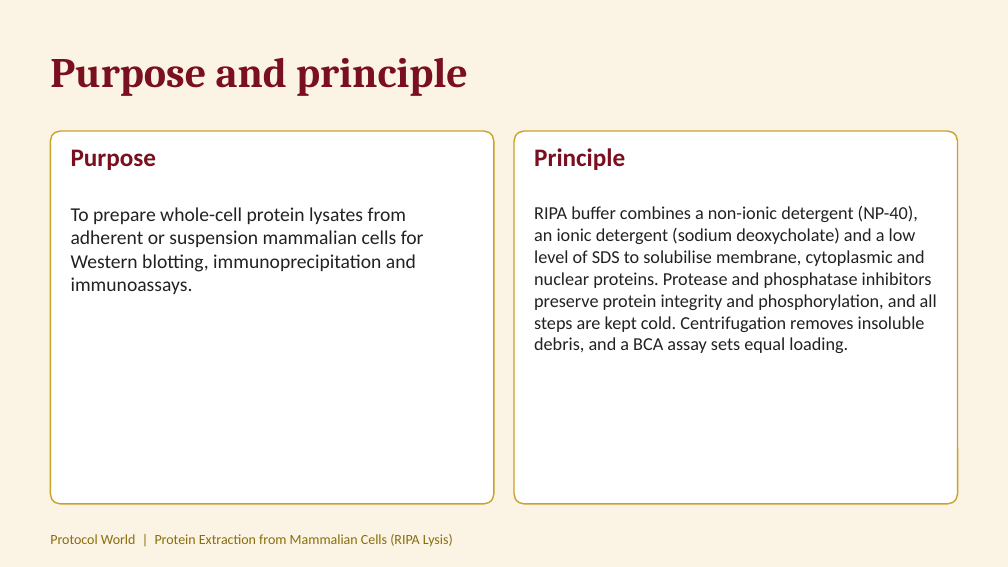
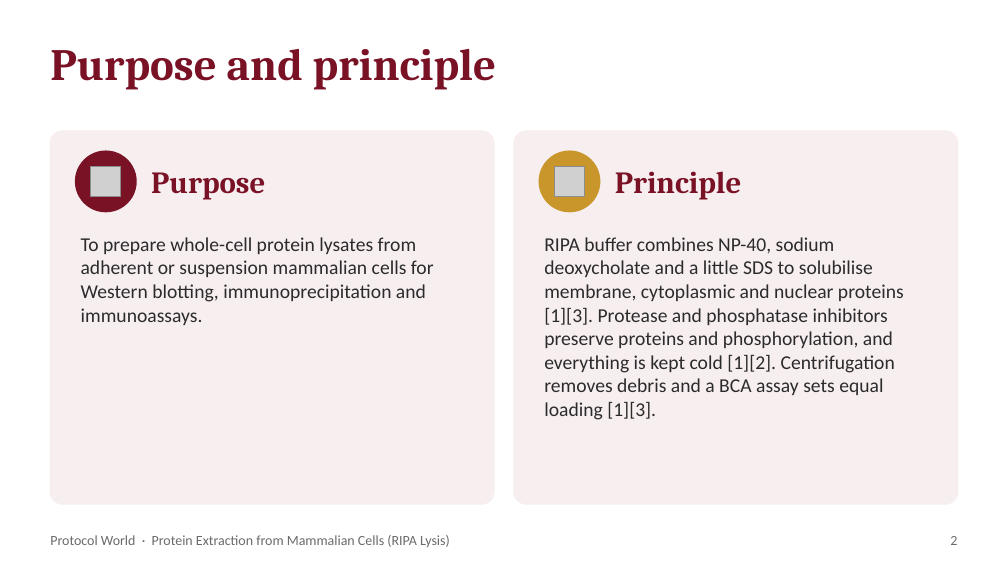
Before and after one commit to ProtocolWorld/ProtocolWorld, a slide deck: slide 2 of uploads/protein-extraction-from-mammalian-cells-ripa-lysis.pptx. Drawn at 1008x567 pixels with LibreOffice and Linux fonts; fonts in the diff are those of the drawing; grey boxes stand for pictures. Boxes give left, top, right and bottom in pixels: in the first picture for what was removed or moved away, otherwise in the second. Text is boxed around its words. In the diff, an @@ line names an element or a change of style, - is before the commit and + after.

```diff
--- a/uploads/protein-extraction-from-mammalian-cells-ripa-lysis.pptx
+++ b/uploads/protein-extraction-from-mammalian-cells-ripa-lysis.pptx
@@ background #FBF4E4 to #FFFFFF @@
@@ text "Purpose and principle" at (50, 49, 496, 90): size 30 to 32 pt, text colour #7A0F1F to #7A1226 @@
@@ rounded rectangle at (50, 131, 494, 504): fill #FFFFFF to #F7EEF0; outline #C9A227 1 pt to #F7EEF0 1 pt; proportions changed @@
@@ text at (71, 149, 157, 170): paragraph removed @@
-Purpose
@@ rounded rectangle at (514, 131, 958, 504): fill #FFFFFF to #F7EEF0; outline #C9A227 1 pt to #F7EEF0 1 pt; proportions changed @@
@@ ellipse added at (76, 151, 136, 212), fill #7A1226, outline #7A1226 1 pt @@
@@ picture added at (91, 166, 121, 197) @@
@@ text added at (151, 172, 265, 200), 22 pt, text #7A1226, bold @@
+Purpose
@@ ellipse added at (539, 151, 600, 212), fill #C9962B, outline #C9962B 1 pt @@
@@ picture added at (554, 166, 585, 197) @@
@@ text added at (615, 171, 742, 200), 22 pt, text #7A1226, bold @@
+Principle
@@ text "To prepare whole-cell protein lysates ...": place and size @@
-text "To prepare whole-cell protein lysates ..." at (71, 149, 424, 294)
+text "To prepare whole-cell protein lysates ..." at (81, 237, 434, 325)
@@ text "To prepare whole-cell protein lysates ..." at (81, 237, 434, 325): text colour #222222 to #2B2B2B @@
@@ text at (544, 237, 904, 420): text changed; size 13 to 14 pt; text colour #222222 to #2B2B2B @@
-Principle
-RIPA buffer combines a non-ionic detergent (NP-40), an ionic detergent (sodium deoxycholate) and a low level of SDS to solubilise membrane, cytoplasmic and nuclear proteins. Protease and phosphatase inhibitors preserve protein integrity and phosphorylation, and all steps are kept cold. Centrifugation removes insoluble debris, and a BCA assay sets equal loading.
+RIPA buffer combines NP-40, sodium deoxycholate and a little SDS to solubilise membrane, cytoplasmic and nuclear proteins [1][3]. Protease and phosphatase inhibitors preserve proteins and phosphorylation, and everything is kept cold [1][2]. Centrifugation removes debris and a BCA assay sets equal loading [1][3].
@@ text at (50, 535, 450, 547): text changed; text colour #8A6D0B to #6B6B6B @@
-Protocol World | Protein Extraction from Mammalian Cells (RIPA Lysis)
+Protocol World · Protein Extraction from Mammalian Cells (RIPA Lysis)
@@ text added at (950, 536, 957, 545), 10 pt, text #6B6B6B @@
+2
```
Also in this commit, not shown: 5 other slides changed, 6 slides added, 2 slides removed, 9 other files.
